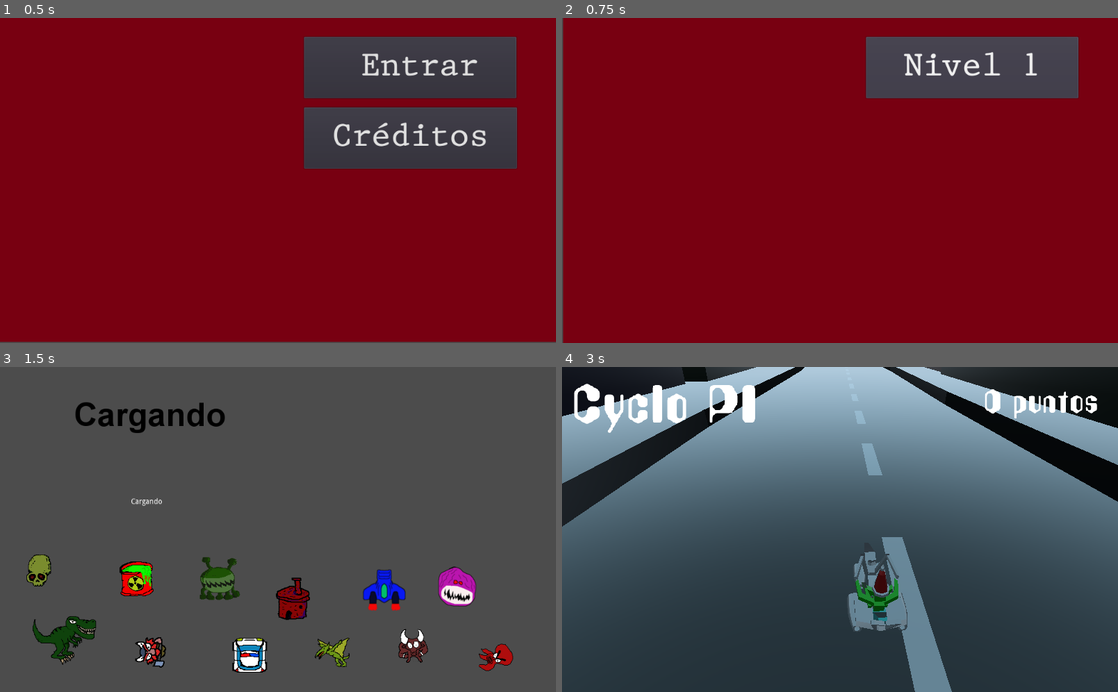
Above: before the commit, frames 1-4 (two rows, left to right).
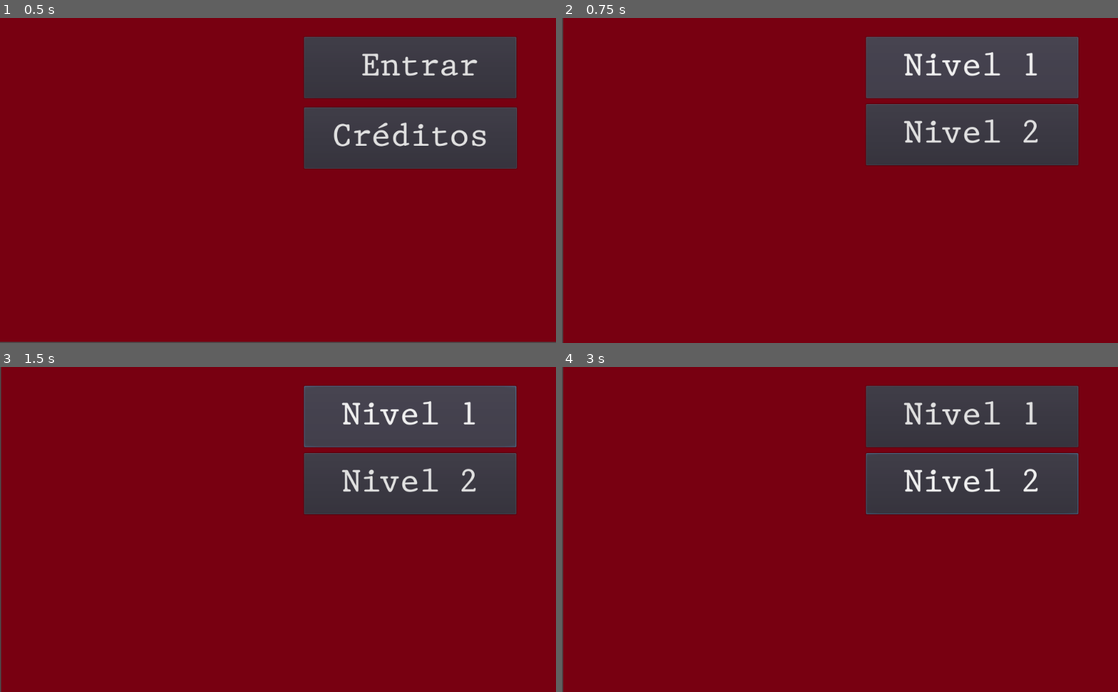
Above: after the commit, the same moments.

Repository: CycloPiStudio/Cactus
Game: Godot game, scene res://Ejecutable/Menu/Dios/Escena_Dios.tscn
Two runs of this game, one before a commit and one after it. Both use one fixed random seed, a clock stepped at 60 frames per second and the inputs below.
Inputs (mouse positions are in pixels of both pictures, inside the frame that each line leads up to):
- Up to frame 1 (0.5 s): no input
- Up to frame 2 (0.75 s): click "Entrar" at 0.5 s
- Up to frame 3 (1.5 s): click "Nivel 1" at 1.25 s
- Up to frame 4 (3 s): click (973, 484) at 2 s, where only the run after the commit has a clickable "Nivel 2"; click (990, 529) at 2.77 s

Frame 1 is identical in both runs. In frame 2, 7.4% of the frame differs, in the area x 54-93%, y 26-46%; in frame 3, 86%; in frame 4, 100%, in the area x 0-100%, y 0-100%.
Error after the commit: Parse Error: Can't preload resource at path: res://Ejecutable/Juego/Escenarios/Niveles/Nivel1/CargarNivel1.tscn (res://Ejecutable/Menu/Menu_niveles/Menu_nivele…

Commit message:
tuneo pantalla de carga

Diff:
--- a/Cactus/Ejecutable/Juego/Escenarios/Niveles/Nivel1/CargarNivel1.tscn
+++ b/Cactus/Ejecutable/Juego/Escenarios/Niveles/Nivel1/CargarNivel1.tscn
@@ -1,23 +1,29 @@
-[gd_scene load_steps=3 format=2]
+[gd_scene load_steps=4 format=2]
 
 [ext_resource path="res://Ejecutable/Juego/Escenarios/Niveles/Nivel1/CargarNivel1.gd" type="Script" id=1]
-[ext_resource path="res://Ejecutable/Menu/Menu_entrar/Fondo_carga.png" type="Texture" id=2]
+[ext_resource path="res://Ejecutable/Menu/Menu_entrar/Fondo_menu.png" type="Texture" id=2]
+[ext_resource path="res://Ejecutable/Menu/Menu_entrar/titulo.png" type="Texture" id=3]
 
 [node name="CargarNivel1" type="Spatial"]
 script = ExtResource( 1 )
 
 [node name="HubCarga" type="Node2D" parent="."]
 
-[node name="Label" type="Label" parent="HubCarga"]
-margin_left = 240.64
-margin_top = 242.304
-margin_right = 322.64
-margin_bottom = 281.304
-text = "Cargando"
-
-[node name="Sprite" type="Sprite" parent="HubCarga"]
+[node name="fondo" type="Sprite" parent="HubCarga"]
 texture = ExtResource( 2 )
 centered = false
+
+[node name="titulo" type="Sprite" parent="HubCarga"]
+texture = ExtResource( 3 )
+centered = false
+
+[node name="Label" type="Label" parent="HubCarga"]
+margin_left = 710.215
+margin_top = 122.786
+margin_right = 795.215
+margin_bottom = 141.786
+rect_scale = Vector2( 3, 3 )
+text = "Cargando"
 
 [node name="Timer1" type="Timer" parent="."]
 one_shot = true
